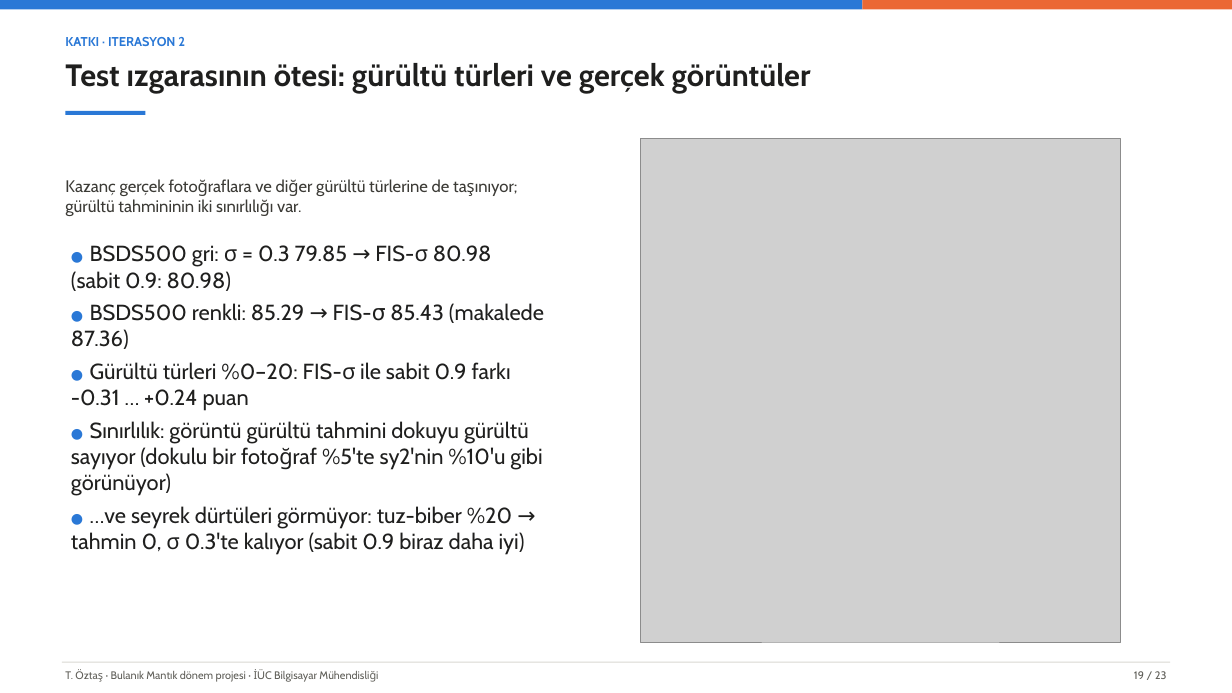
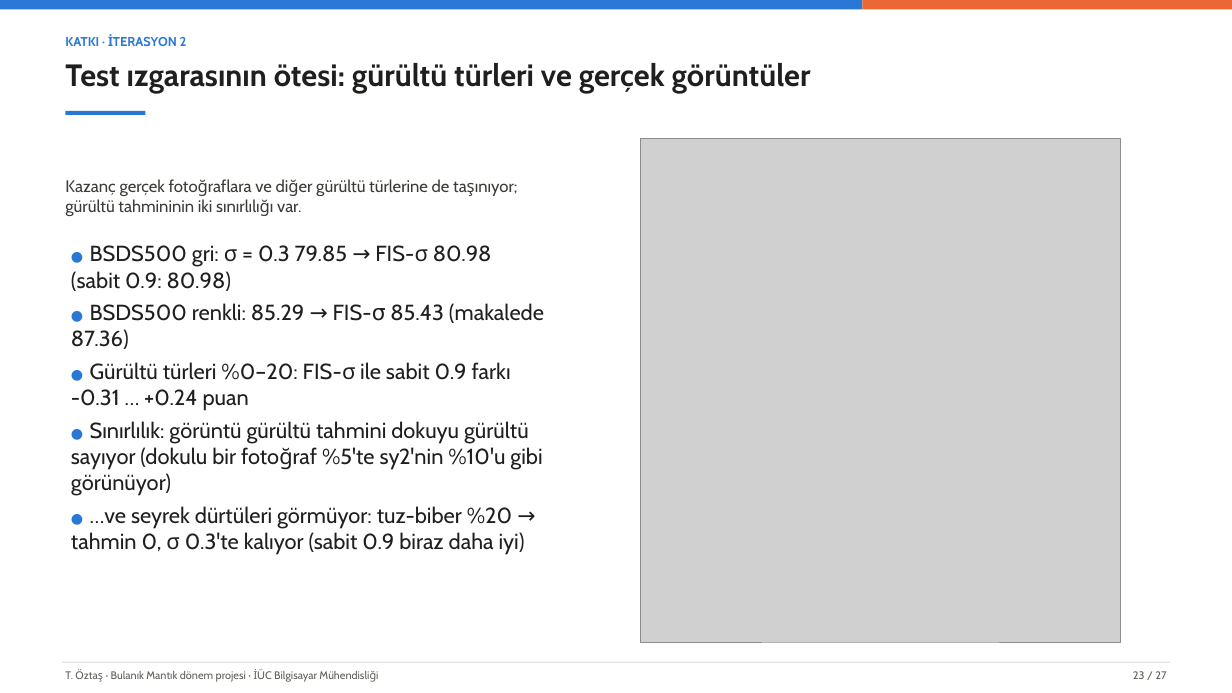
Before and after one commit to tarikoztas/fuzzy-logic-project, a slide deck: slide 23 of presentation/presentation_tr.pptx (slide 19 before the commit). Drawn at 1232x693 pixels with LibreOffice and Linux fonts; fonts in the diff are those of the drawing; grey boxes stand for pictures. Boxes give left, top, right and bottom in pixels: in the first picture for what was removed or moved away, otherwise in the second. Text is boxed around its words. In the diff, an @@ line names an element or a change of style, - is before the commit and + after.

```diff
--- a/presentation/presentation_tr.pptx
+++ b/presentation/presentation_tr.pptx
@@ text at [65, 34, 187, 46]: text changed @@
-KATKI · ITERASYON 2
+KATKI · İTERASYON 2
@@ text at [1133, 671, 1166, 679]: text changed @@
-19 / 23
+23 / 27
```
Also in this commit, not shown: 22 other slides changed, 4 slides added, 16 other files.
